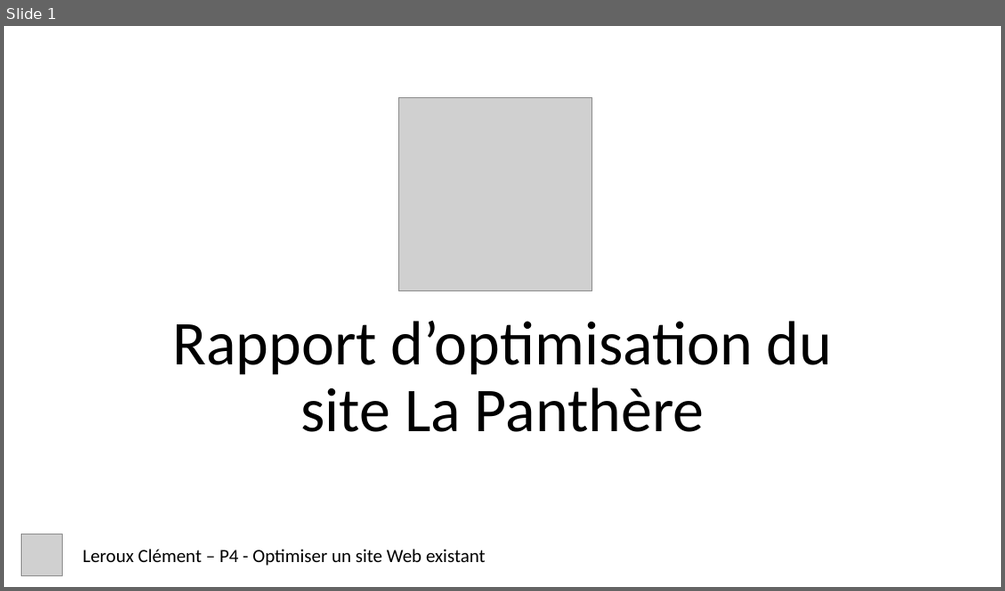
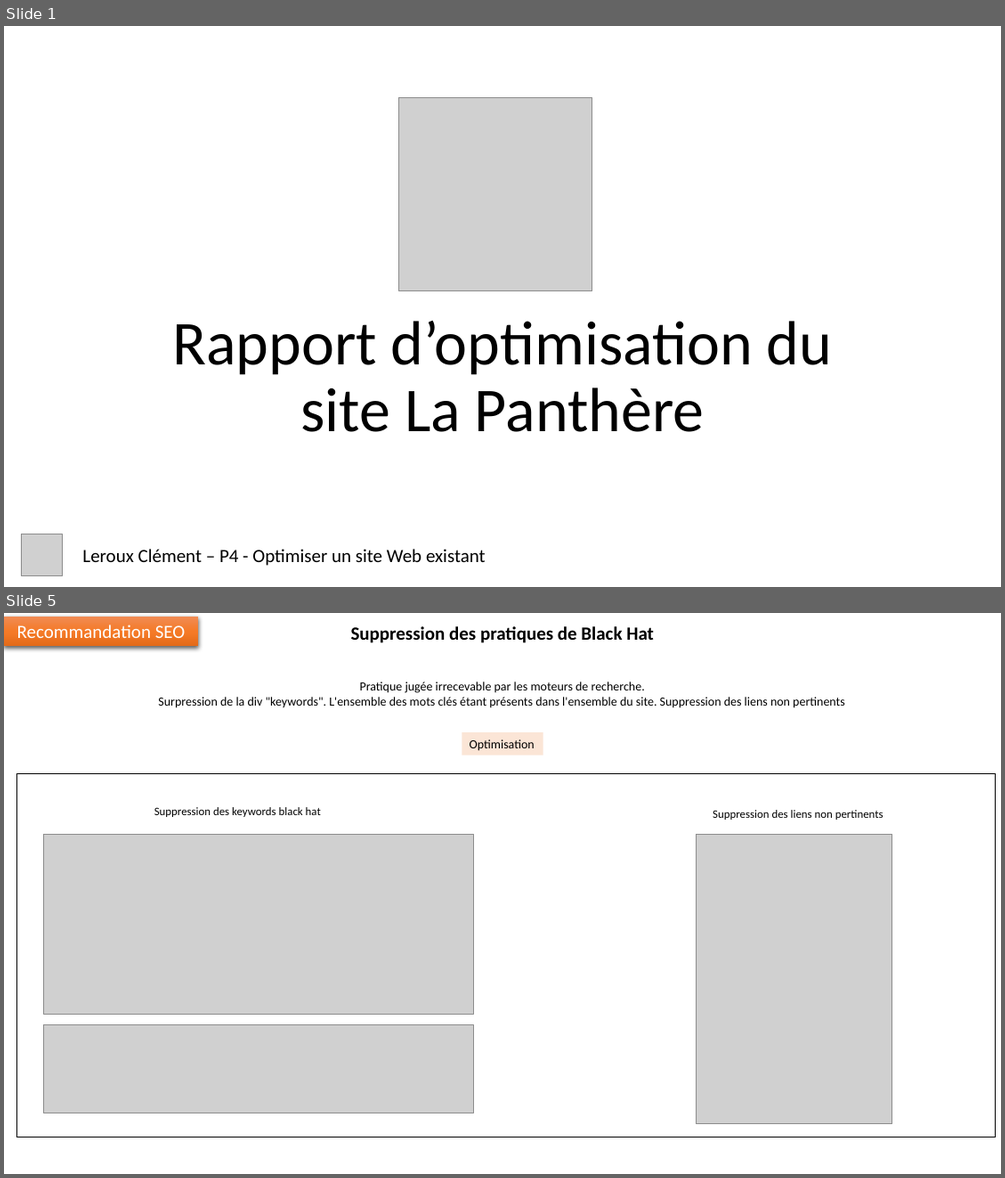
Before and after one commit to clementleroux-dev/P4-La_panthere, a slide deck: Présentation1.pptx. Shown one above the other, each under a label of ours: slide 1 before the commit, slides 1 and 5 after it; the slides between them are not shown. The pictures are 1005x591 and 1005x1178 pixels, drawn with LibreOffice and Linux fonts; fonts in the diff are those of the drawing; grey boxes stand for pictures. Boxes give left, top, right and bottom in pixels: in the first picture for what was removed or moved away, otherwise in the second. Text is boxed around its words. In the diff, an @@ line names an element or a change of style, - is before the commit and + after.

```diff
--- a/Présentation1.pptx
+++ b/Présentation1.pptx
@@ slide 5 added at (4, 613, 1001, 1174), background #FFFFFF @@
@@ rectangle added at (4, 616, 198, 646), fill gradient #F18C57 to #F67B28 to #E56C19, 18 pt, text #FFFFFF @@
+Recommandation SEO
@@ text added at (351, 626, 654, 643), 18 pt, text #000000, bold @@
+Suppression des pratiques de Black Hat
@@ text added at (158, 682, 845, 708), 12 pt, text #000000 @@
+Pratique jugée irrecevable par les moteurs de recherche.
+Surpression de la div "keywords". L'ensemble des mots clés étant présents dans l'ensemble du site. Suppression des liens non pertinents
@@ rectangle added at (461, 732, 543, 755), fill #FBE5D6, 12 pt, text #000000 @@
+Optimisation
@@ rectangle added at (17, 773, 995, 1137), outline #000000 0.5 pt @@
@@ text added at (154, 807, 321, 817), 11 pt, text #000000 @@
+Suppression des keywords black hat
@@ text added at (712, 810, 883, 819), 11 pt, text #000000 @@
+Suppression des liens non pertinents
@@ picture added at (44, 834, 474, 1013) @@
@@ picture added at (696, 834, 892, 1124) @@
@@ picture added at (44, 1025, 474, 1113) @@
```
Also in this commit, not shown: 2 slides changed, 4 other slides added, 7 other files.
